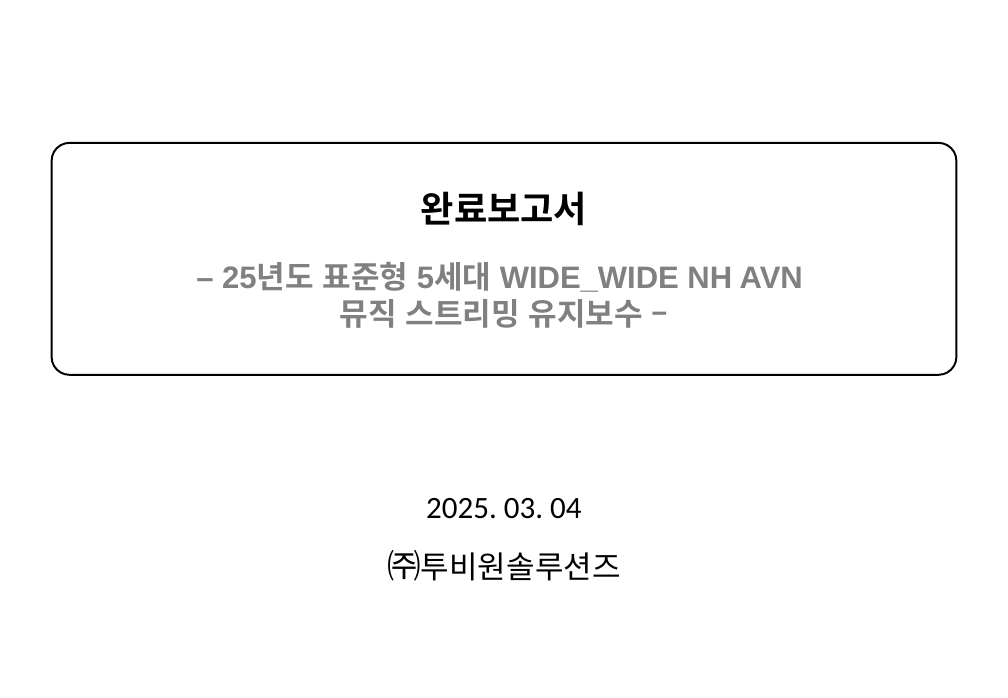
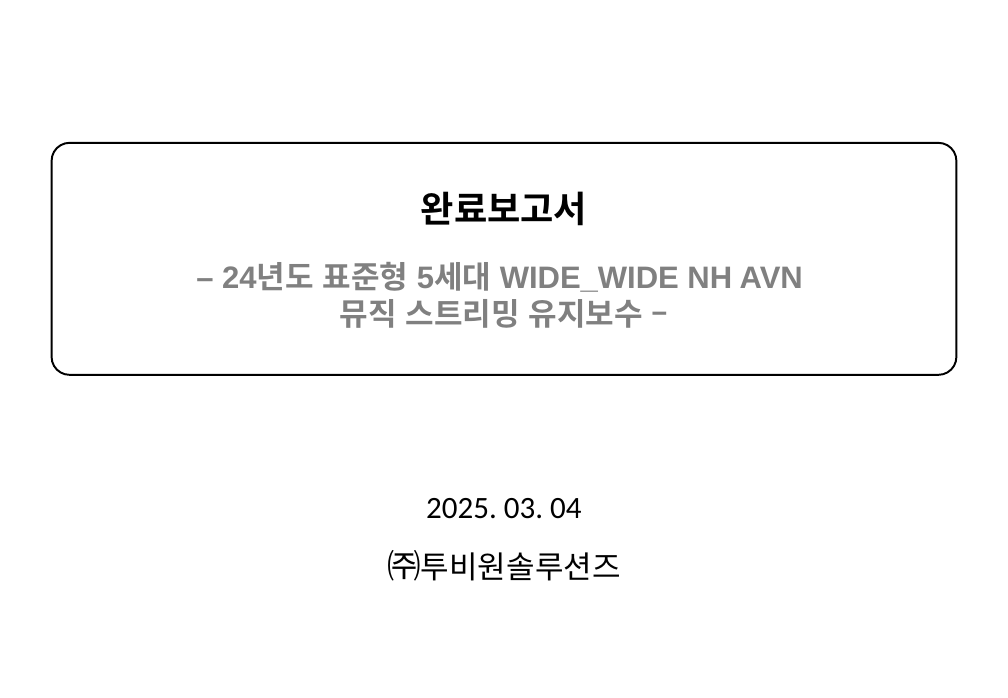
Before and after one commit to antwhale/TempRepository, a slide deck: slide 1 of musicstreaming_report.pptx. Drawn at 1008x698 pixels with LibreOffice and Linux fonts; fonts in the diff are those of the drawing. Boxes give left, top, right and bottom in pixels: in the first picture for what was removed or moved away, otherwise in the second. Text is boxed around its words. In the diff, an @@ line names an element or a change of style, - is before the commit and + after.

```diff
--- a/musicstreaming_report.pptx
+++ b/musicstreaming_report.pptx
@@ text in rounded rectangle at [222,262,803,292]: text changed @@
-– 25년도 표준형 5세대 WIDE_WIDE NH AVN
+– 24년도 표준형 5세대 WIDE_WIDE NH AVN
```
Also in this commit, not shown: 3 other slides changed.
